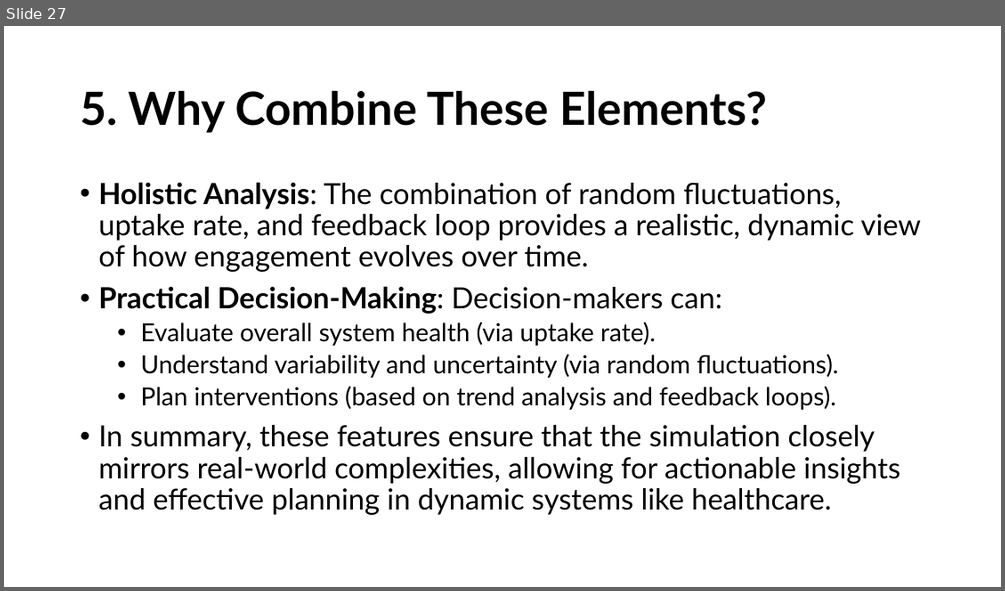
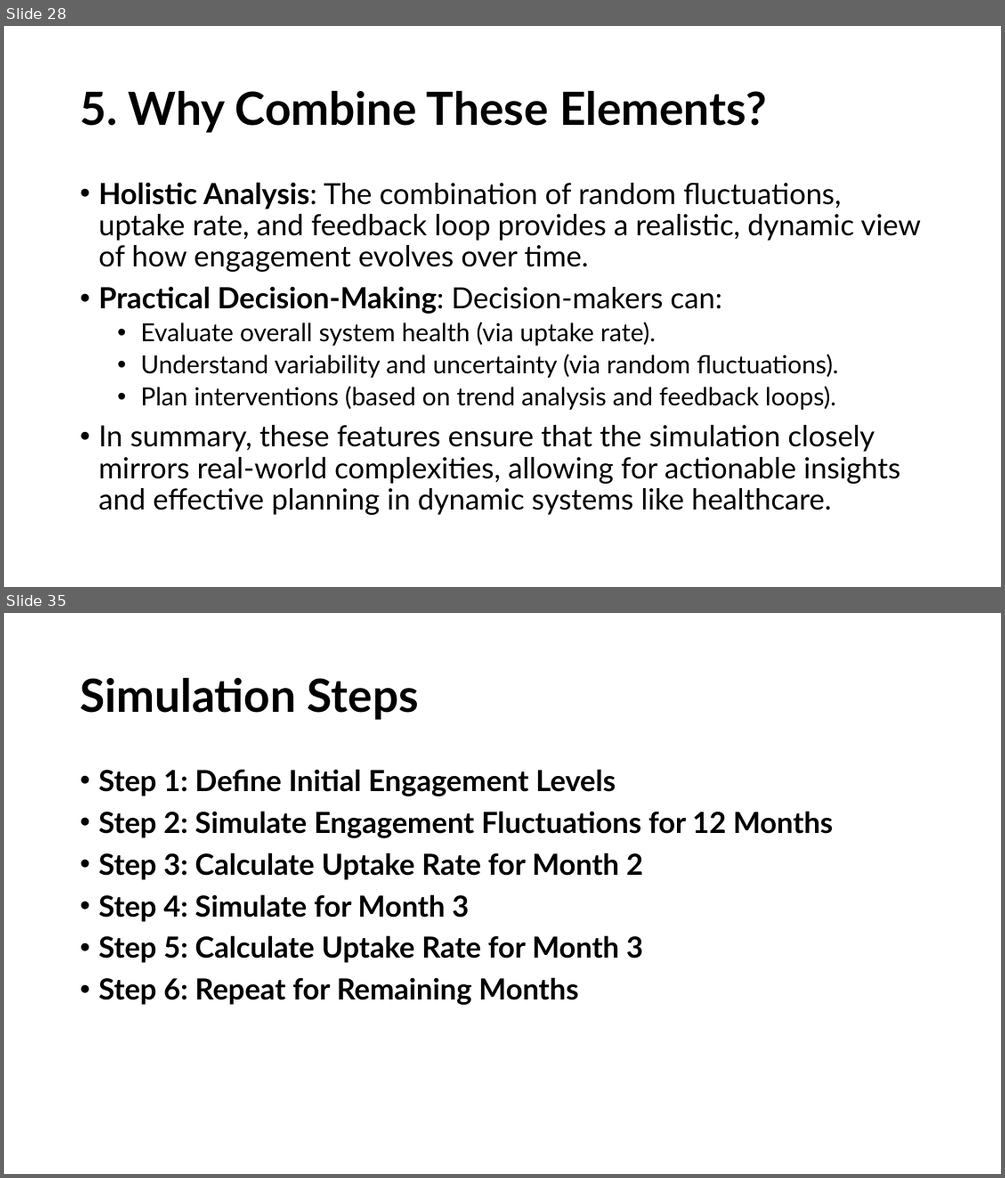
Before and after one commit to HeiderJeffer/Modeling-for-Societal-Complexity-in-Healthcare, a slide deck: Background and motivation.pptx. Shown one above the other, each under a label of ours: slide 27 before the commit, slides 28 and 35 after it; the slides between them are not shown. The pictures are 1005x591 and 1005x1178 pixels, drawn with LibreOffice and Linux fonts; fonts in the diff are those of the drawing. Boxes give left, top, right and bottom in pixels: in the first picture for what was removed or moved away, otherwise in the second. Text is boxed around its words. In the diff, an @@ line names an element or a change of style, - is before the commit and + after.

Commit message:
Numerical Example Simulation Steps
Numerical Example
Simulation Steps

```diff
--- a/Background and motivation.pptx
+++ b/Background and motivation.pptx
@@ slide 35 added at [4,613,1001,1174], background #FFFFFF @@
@@ title added at [80,678,419,720], 44 pt, text #000000, bold @@
+Simulation Steps
@@ text added at [98,769,833,1005], 28 pt, text #000000, bold @@
+• Step 1: Define Initial Engagement Levels
+• Step 2: Simulate Engagement Fluctuations for 12 Months
+• Step 3: Calculate Uptake Rate for Month 2
+• Step 4: Simulate for Month 3
+• Step 5: Calculate Uptake Rate for Month 3
+• Step 6: Repeat for Remaining Months
@@ what was slide 27 is now slide 28 @@
```
Also in this commit, not shown: 2 slides changed, 22 other slides added, 1 other file.
